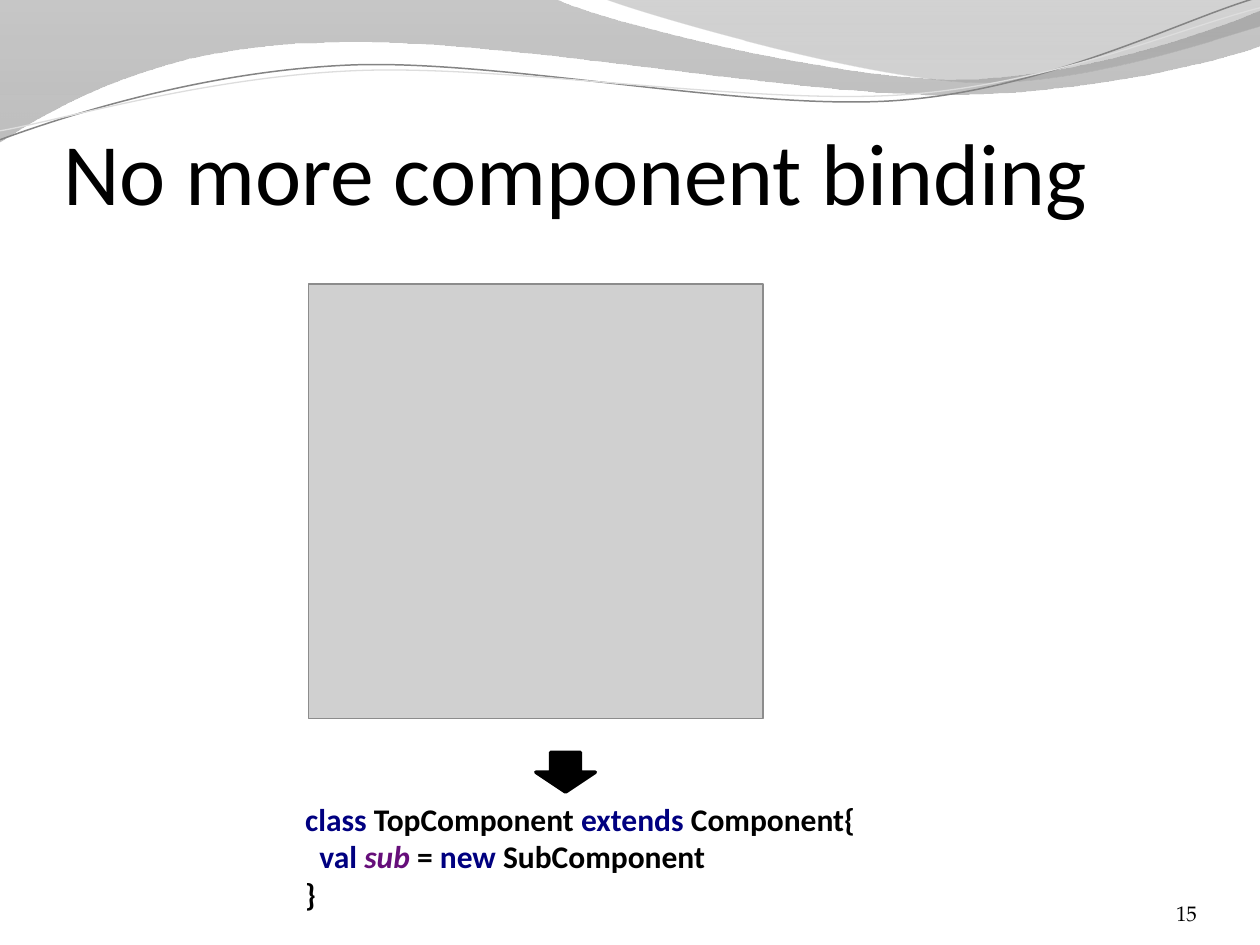
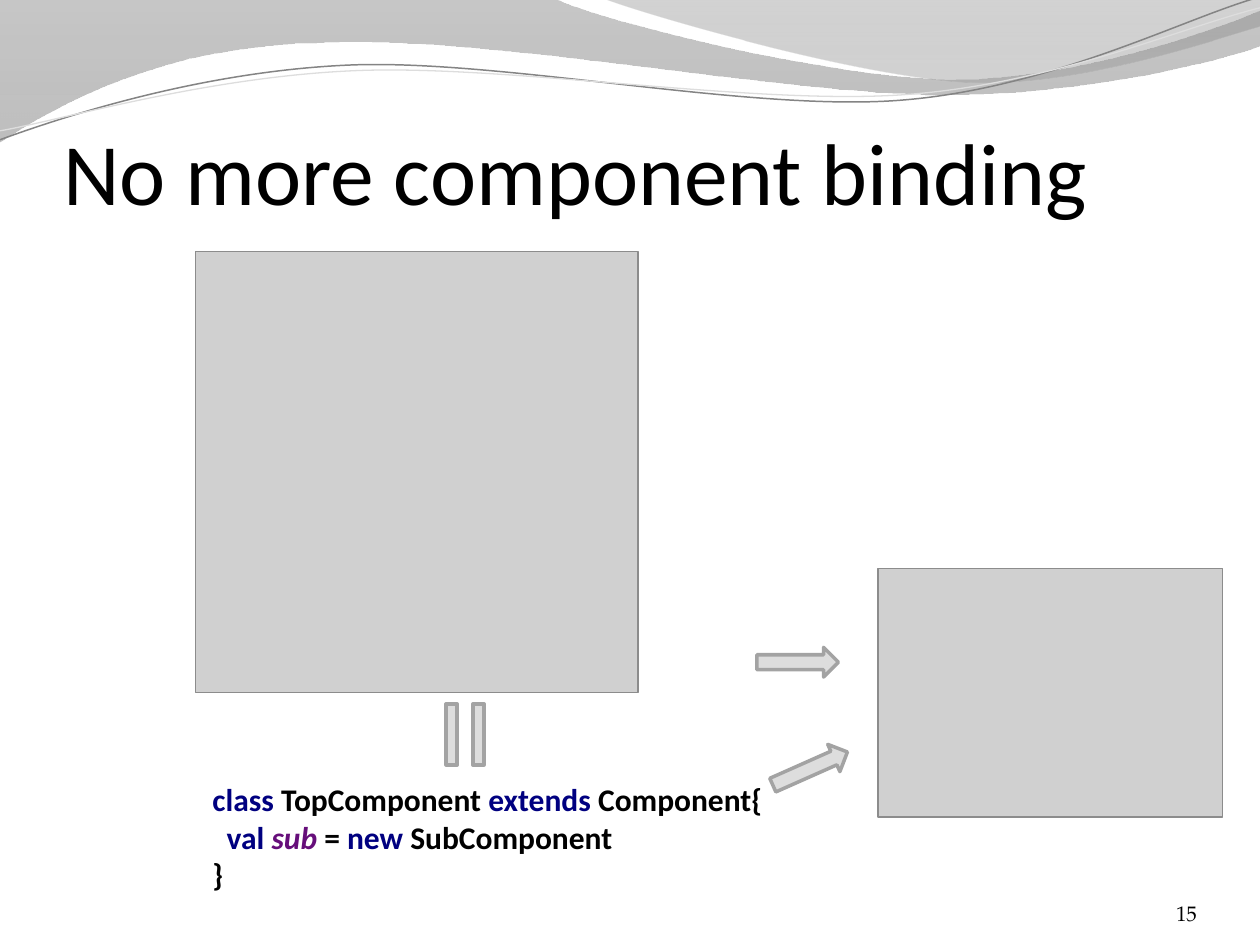
Before and after one commit to SpinalHDL/SpinalDoc, a slide deck: slide 15 of presentation/en/presentation.pptx. Drawn at 1260x945 pixels with LibreOffice and Linux fonts; fonts in the diff are those of the drawing; grey boxes stand for pictures; background and template pictures are left out. Boxes give left, top, right and bottom in pixels: in the first picture for what was removed or moved away, otherwise in the second. Text is boxed around its words. In the diff, an @@ line names an element or a change of style, - is before the commit and + after.

```diff
--- a/presentation/en/presentation.pptx
+++ b/presentation/en/presentation.pptx
@@ picture: place and size @@
-picture at box(309, 284, 764, 718)
+picture at box(195, 252, 638, 693)
@@ picture added at box(878, 568, 1222, 816) @@
@@ right arrow added at box(757, 648, 839, 678), fill #DDDDDD, outline #A3A3A3 2 pt @@
@@ math equal added at box(434, 692, 496, 776), fill #DDDDDD, outline #A3A3A3 2 pt @@
@@ right arrow added at box(767, 738, 854, 799), fill #DDDDDD, outline #A3A3A3 2 pt @@
@@ text "class TopComponent extends Component{ val ...": place and size @@
-text "class TopComponent extends Component{ val ..." at box(305, 808, 855, 873)
+text "class TopComponent extends Component{ val ..." at box(212, 788, 762, 854)
@@ down arrow removed at box(536, 752, 595, 791) @@
```
Also in this commit, not shown: 17 other slides changed, 1 slide added, 2 other files.
